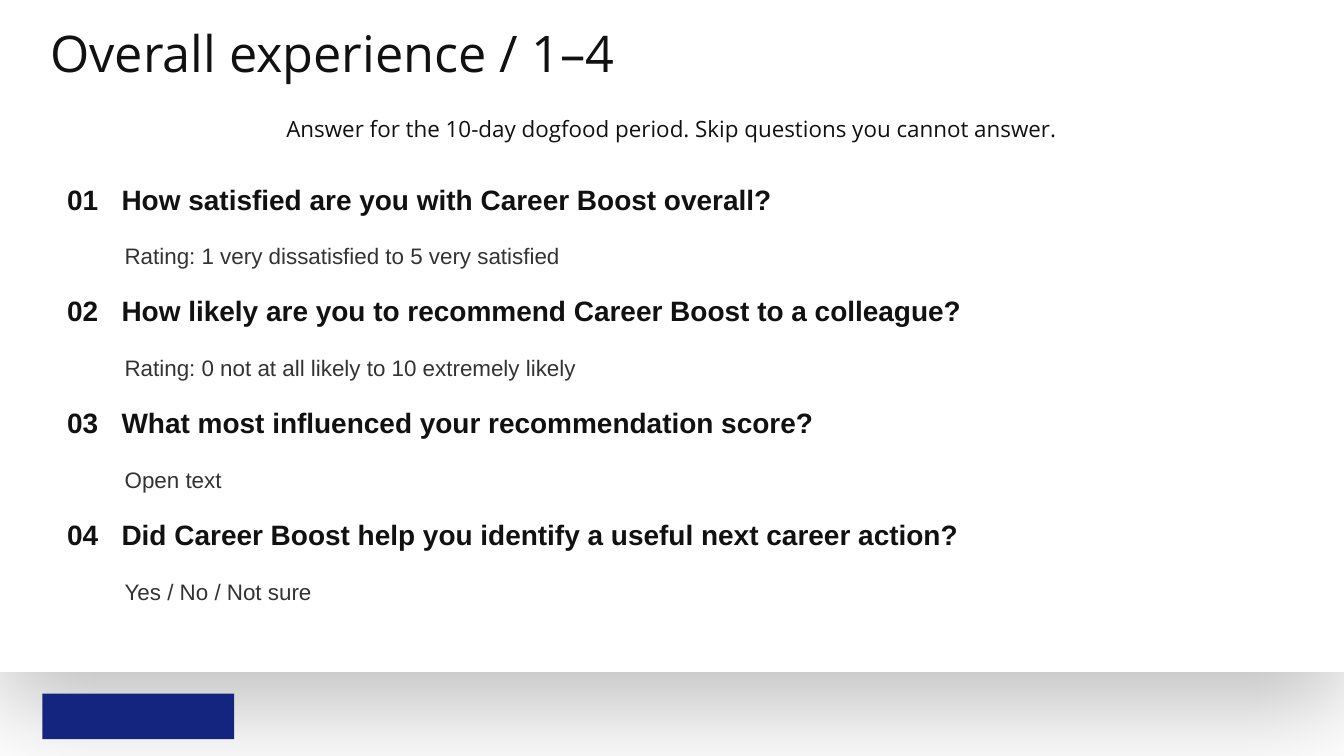
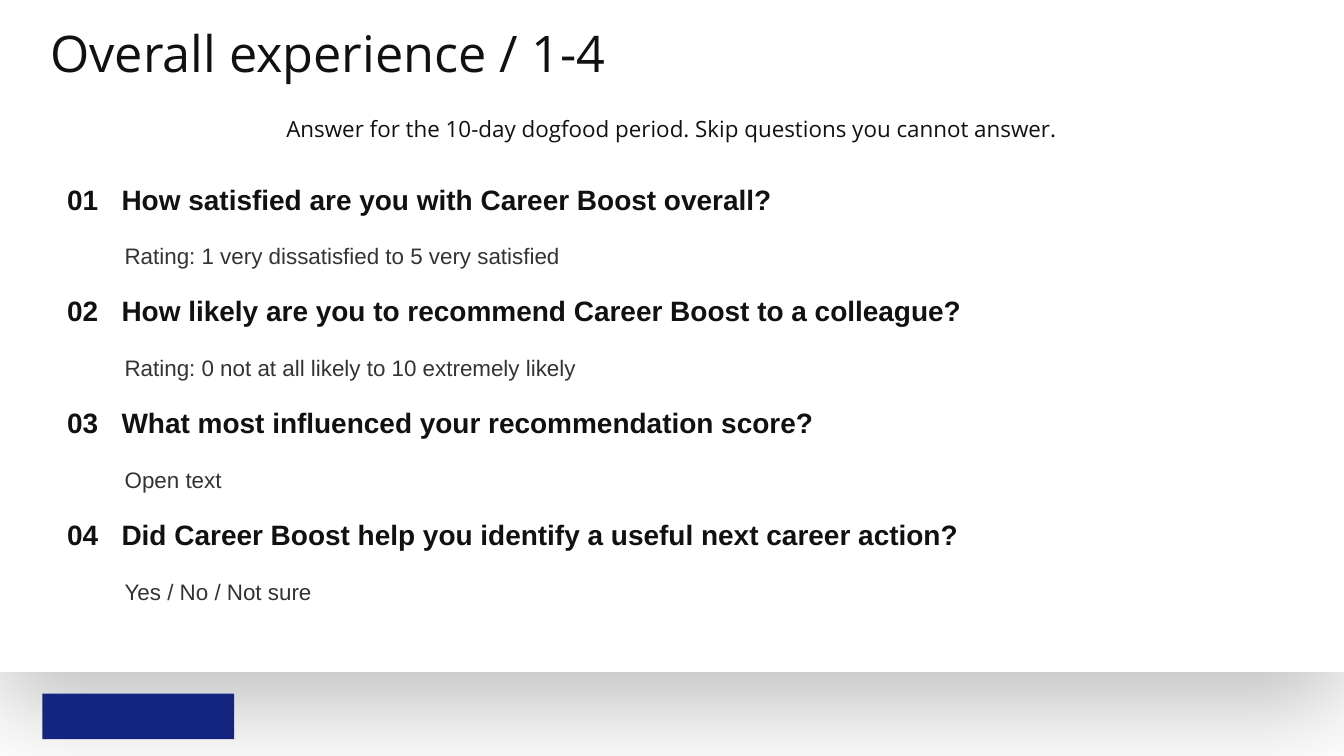
Before and after one commit to abrarmudhir/ai-journey, a slide deck: slide 12 of notebooks/mba/1_Product_Manager/4_Product_Development/project_managing_product_development/submission/Managing_Product_Development_Submission_1/Career_Boost_Managing_Product_Development.pptx. Drawn at 1344x756 pixels with LibreOffice and Linux fonts; fonts in the diff are those of the drawing; background and template pictures are left out. Boxes give left, top, right and bottom in pixels: in the first picture for what was removed or moved away, otherwise in the second. Text is boxed around its words. In the diff, an @@ line names an element or a change of style, - is before the commit and + after.

```diff
--- a/notebooks/mba/1_Product_Manager/4_Product_Development/project_managing_product_development/submission/Managing_Product_Development_Submission_1/Career_Boost_Managing_Product_Development.pptx
+++ b/notebooks/mba/1_Product_Manager/4_Product_Development/project_managing_product_development/submission/Managing_Product_Development_Submission_1/Career_Boost_Managing_Product_Development.pptx
@@ title at bbox=[50, 33, 605, 84]: text changed @@
-Overall experience / 1–4
+Overall experience / 1-4
```
Also in this commit, not shown: 5 other slides changed, 1 other file.
